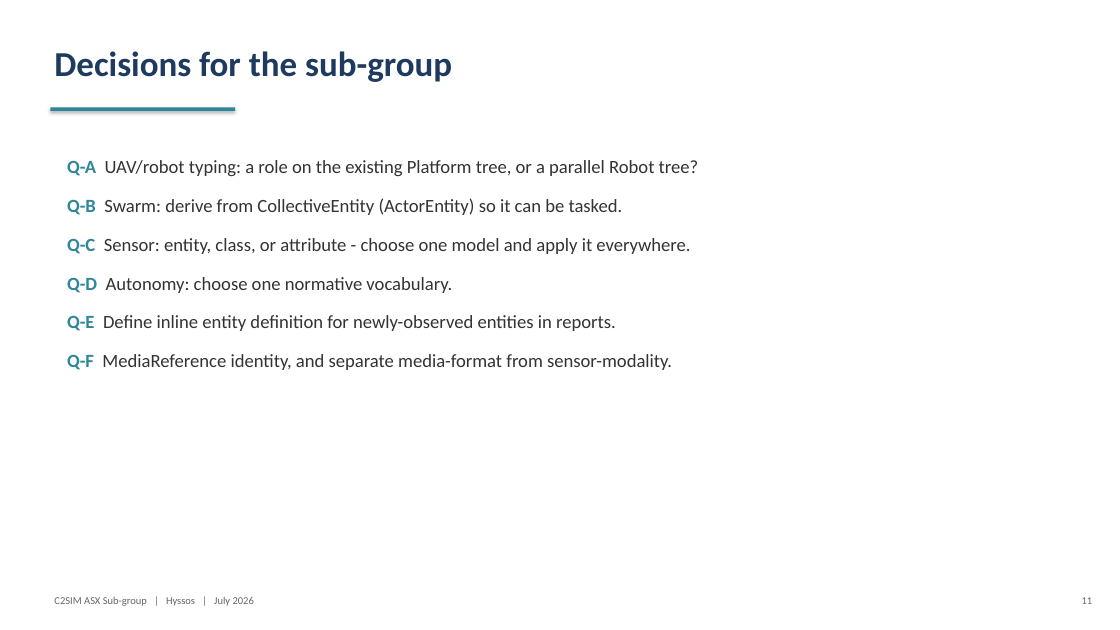
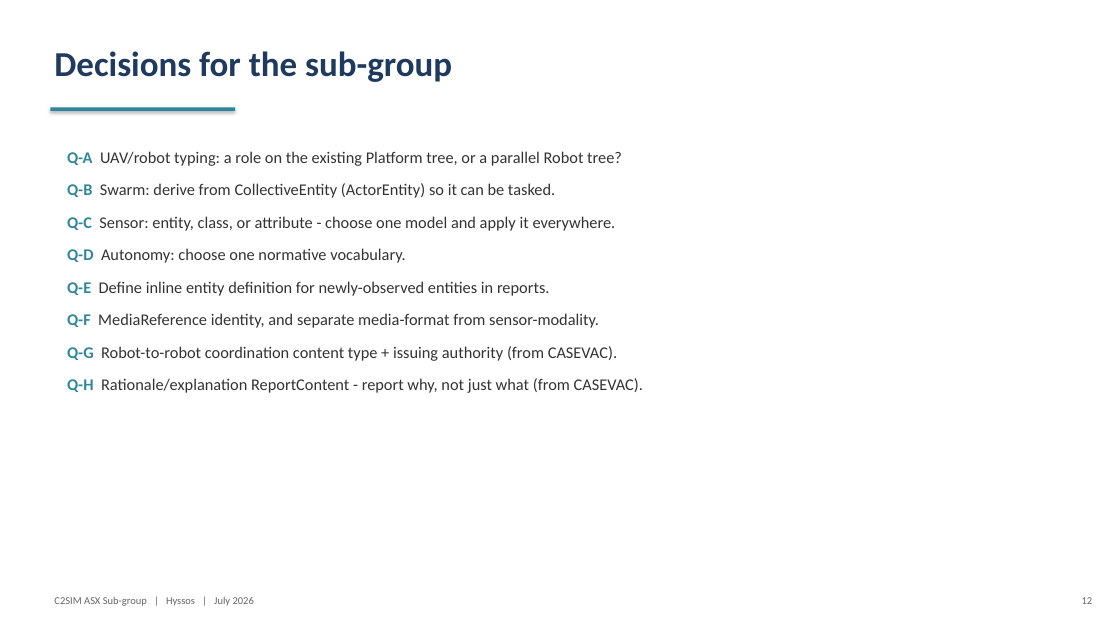
Before and after one commit to hyssostech/C2SIMArtifacts, a slide deck: slide 12 of Subgroups/ASX/InstantiationReview/ASX-Instantiation-Findings.pptx (slide 11 before the commit). Drawn at 1120x630 pixels with LibreOffice and Linux fonts; fonts in the diff are those of the drawing. Boxes give left, top, right and bottom in pixels: in the first picture for what was removed or moved away, otherwise in the second. Text is boxed around its words. In the diff, an @@ line names an element or a change of style, - is before the commit and + after.

```diff
--- a/Subgroups/ASX/InstantiationReview/ASX-Instantiation-Findings.pptx
+++ b/Subgroups/ASX/InstantiationReview/ASX-Instantiation-Findings.pptx
@@ text "Q-A UAV/robot typing: a role ...": place and size @@
-text "Q-A UAV/robot typing: a role ..." at bbox=[67, 160, 699, 370]
+text "Q-A UAV/robot typing: a role ..." at bbox=[67, 151, 643, 393]
@@ text at bbox=[67, 151, 622, 328]: size 16 to 14 pt in "Q-A UAV/robot typing: a role on the ...", "Q-B Swarm: derive from CollectiveEntity (ActorEntity) so ...", "Q-C Sensor: entity, class, or attribute - ...", "Q-D Autonomy: choose one normative vocabulary." and 2 more places; less space between paragraphs @@
@@ text at bbox=[67, 346, 643, 393]: paragraphs added @@
+Q-G Robot-to-robot coordination content type + issuing authority (from CASEVAC).
+Q-H Rationale/explanation ReportContent - report why, not just what (from CASEVAC).
```
Also in this commit, not shown: 4 other slides changed, 1 slide added, 1 other file.
